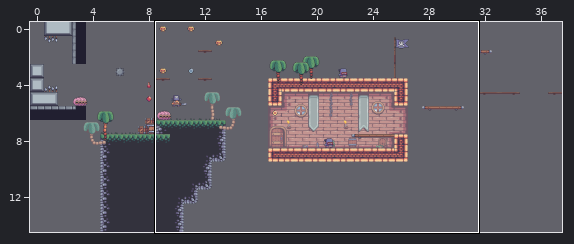
Tiled map -- Super-Pirate-World/data/levels/omni.tmx. Above: a wide view before the commit, with the close-up outlined.
Close-up. As it was:
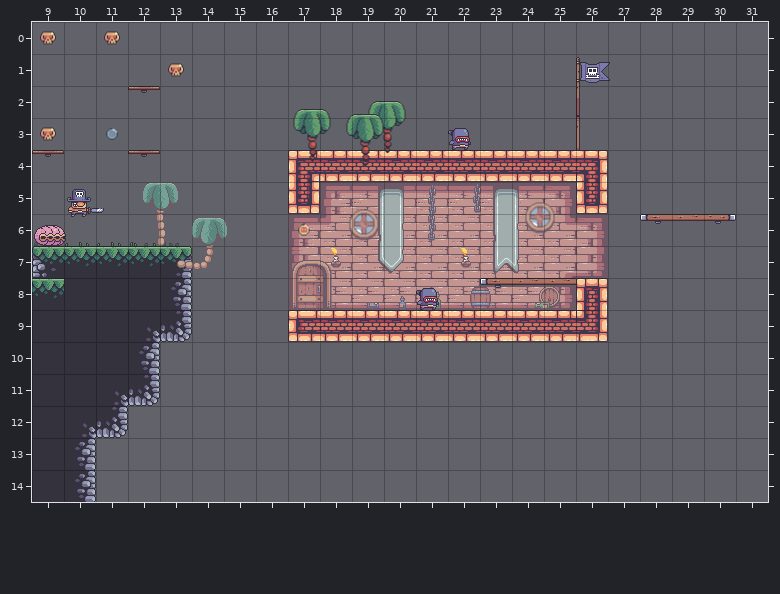
Cells are 64x64 px. Shown: x 9..31, y 0..14.
The result:
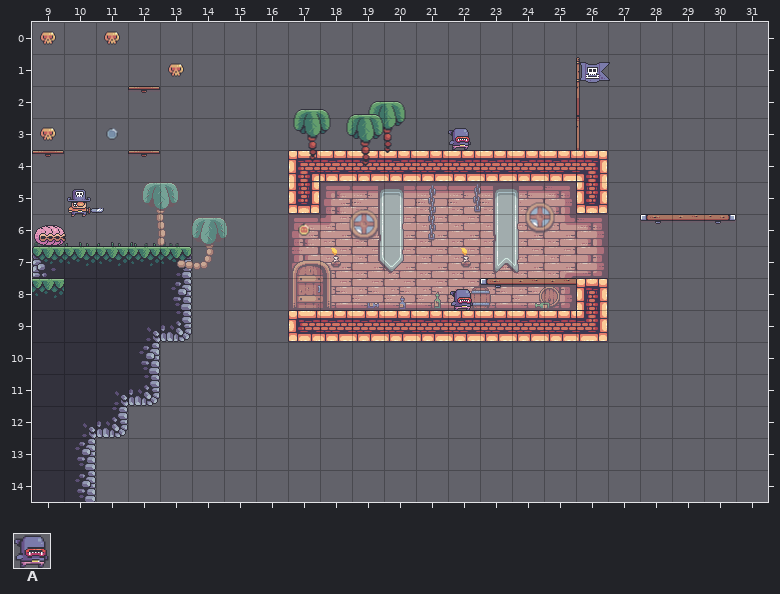
Key: from "objects": A 9 "tooth".
Objects are placed by their top-left corner, in cells (3,4 is the top-left corner of cell 3,4); size is 1x1 cell unless given.
The edit:
Layer "Enemies":
added: A "tooth" at 22.1,8.3 size 0.8x0.7
removed: A "tooth" at 21,8.3 size 0.8x0.7
